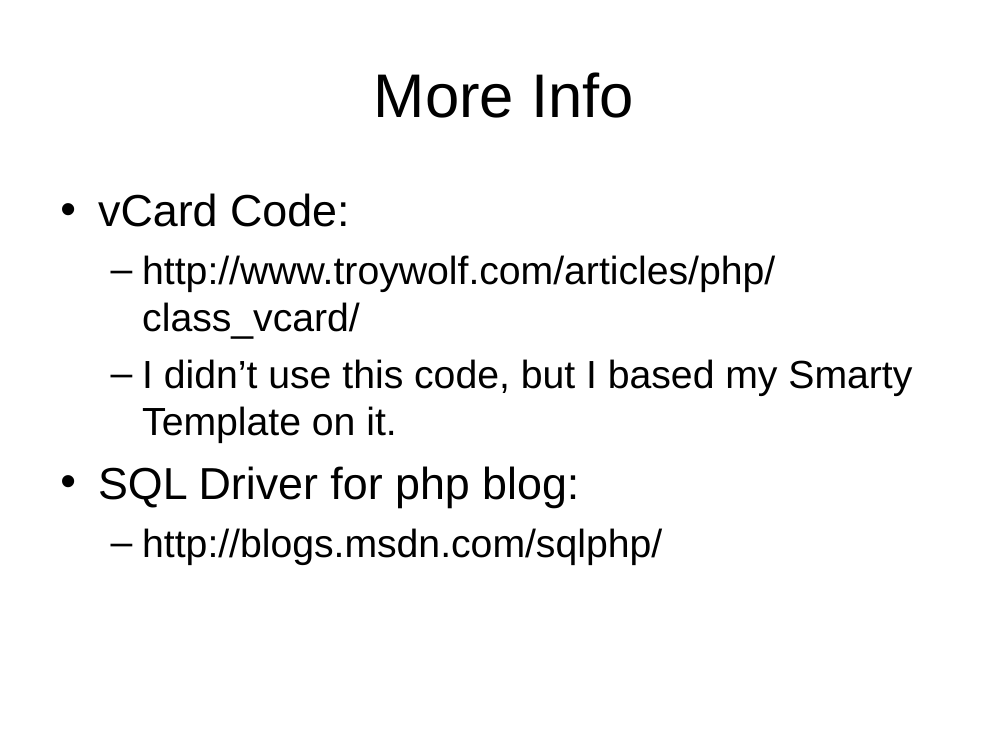
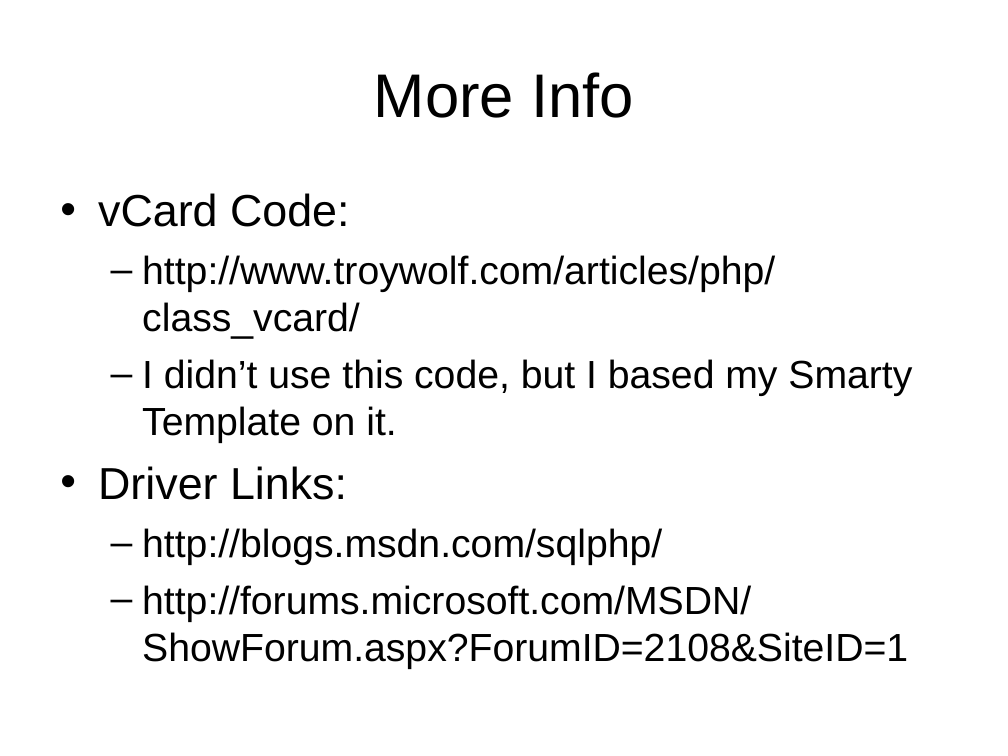
Before and after one commit to LIPHP/Employee-Contact-List, a slide deck: slide 48 of Docs/Using Microsoft SQL Server with PHP.ppt (slide 45 before the commit). Drawn at 1008x756 pixels with LibreOffice and Linux fonts; fonts in the diff are those of the drawing. Boxes give left, top, right and bottom in pixels: in the first picture for what was removed or moved away, otherwise in the second. Text is boxed around its words. In the diff, an @@ line names an element or a change of style, - is before the commit and + after.

```diff
--- a/Docs/Using Microsoft SQL Server with PHP.ppt
+++ b/Docs/Using Microsoft SQL Server with PHP.ppt
@@ text at (98,466,347,500): text changed @@
-• SQL Driver for php blog:
+• Driver Links:
@@ text at (142,585,908,669): paragraph added @@
+  – http://forums.microsoft.com/MSDN/ShowForum.aspx?ForumID=2108&SiteID=1
```
Also in this commit, not shown: 9 other slides changed, 5 slides added, 2 slides removed, 6 other files.
